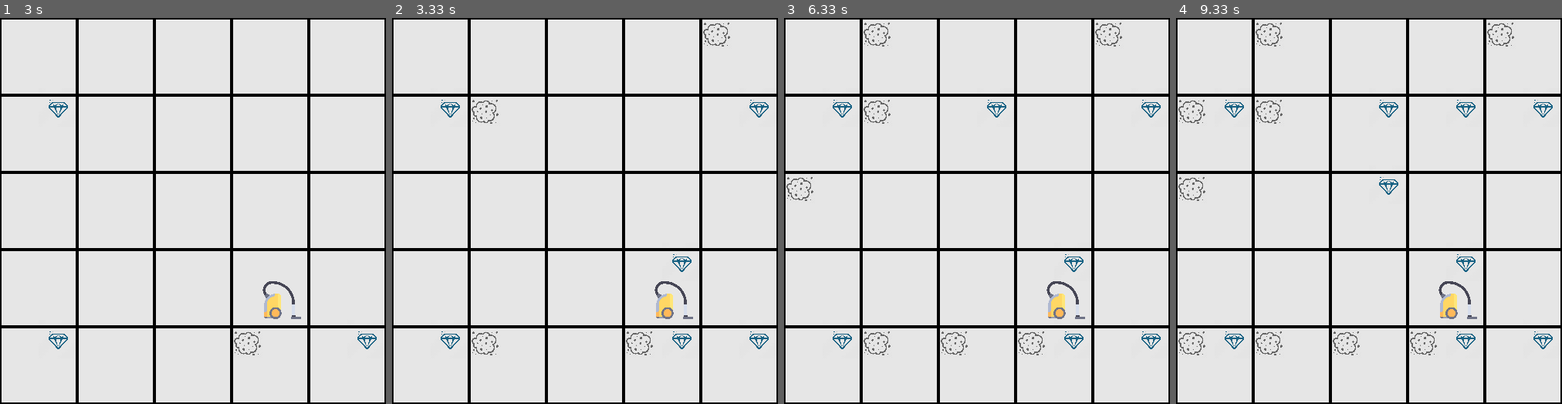
Above: before the commit, frames 1-4 (left to right).
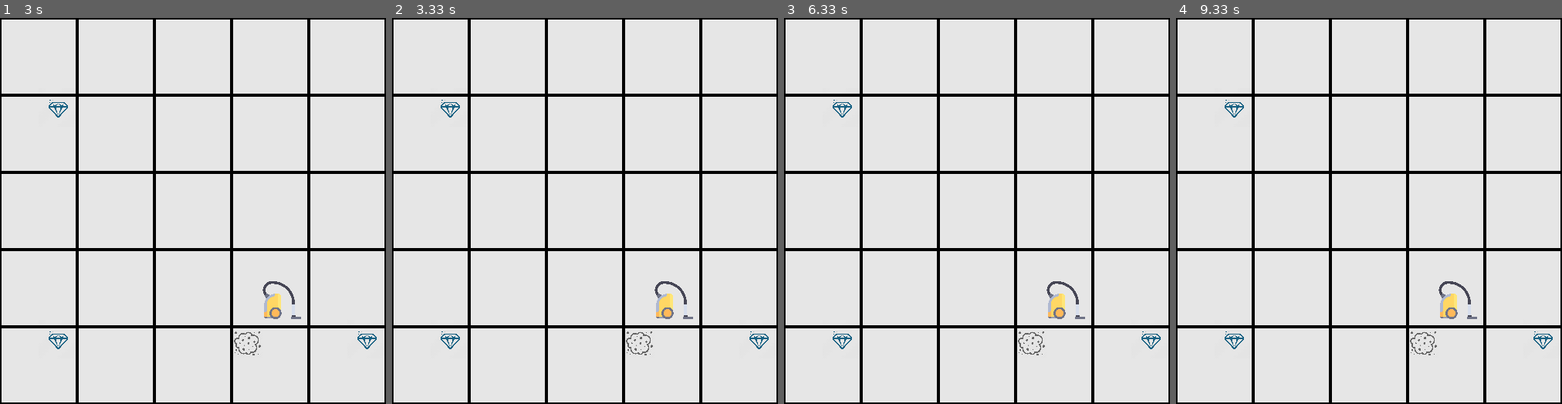
Above: after the commit, the same moments.

Repository: EloyMartinez/AI-TP1-UQAC
Game: pygame game, started from src/main.py
Same seed, same stepped clock (60 frames per second), same inputs: the game is played once before the commit and once after it.
Inputs:
- Up to frame 1 (3 s): no input
- Up to frame 2 (3.33 s): no input
- Up to frame 3 (6.33 s): no input
- Up to frame 4 (9.33 s): no input

Frame 1 is identical in both runs. In frame 2, 0.5% of the frame differs, in the area x 20-98%, y 1-88%; in frame 3, 0.9%; in frame 4, 1.2%, in the area x 0-98%, y 1-88%.

Commit message:
changement main

Diff:
--- a/src/agent/aspi.py
+++ b/src/agent/aspi.py
@@ -158,9 +158,9 @@
             print("Dans le while isGrabOrSuck")
             node = nodelist[0]
             del nodelist[0]
-            nodelist = nodelist+node.expand(self.get_bdi().get_belief(),self)  ## we want to add list of extended nodes into list of nodes  //array concatination
-            #for a in nodelist:
-                #print(a.get_parent())
+            print("Expand : " + str(node.expand(self.get_bdi().get_belief(),self,goal)))
+            nodelist = nodelist+node.expand(self.get_bdi().get_belief(),self,goal)  ## we want to add list of extended nodes into list of nodes  //array concatination
+
             self.sort(nodelist)
         print("On va aller sur ici : " + str(nodelist[0].get_currentCase().get_coords()))
         return nodelist[0]
--- a/src/agent/noeud.py
+++ b/src/agent/noeud.py
@@ -45,7 +45,8 @@
         self._action = currentCase
 
     #Fonction expand
-    def expand(self,grid,aspi):
+    '''
+     def expand(self,grid,aspi):
         succesors = []
         actions = self.possibleActions()
         goalCase = aspi.findBoxGoal()  #we get the goalCase once bc the agent doesnt move till the end of the sim
@@ -65,6 +66,8 @@
             return succesors
         else:
             return None ### we have to check if return is none
+    '''
+
 
     #Fonction qui calcule la norme entre la case courante et la case goal
     def norme(self,currentcase,goal):
@@ -136,6 +139,24 @@
                 succesors.append(tmp)
         return succesors
 
+
+      #Fonction expand
+    def expand(self,grid,aspi, goalCase):
+        succesors = []
+        actions = self.possibleActions()
+        #goalCase = aspi.findBoxGoal()  #we get the goalCase once bc the agent doesnt move till the end of the sim
+        if(goalCase!=None):
+            for a in actions:
+                currentCase=self.actionCase(a,grid)
+                if(self.get_parent() == None):
+                    tmp = Noeud(self,1,self.norme(currentCase,goalCase),a,1,currentCase)
+                    succesors.append(tmp)
+                else:
+                    succesors.append(Noeud(self,self.get_parent().get_cost() + 1,self.norme(currentCase,goalCase),a,self.get_depth()+1,currentCase))
+            return succesors
+        else:
+            return None ### we have to check if return is none
+
     def actionCaseBFS(self,action,grid):
         #On clone a chaque fois donc ca bug
         currentActionCase = grid[self.get_currentCase().get_x()][self.get_currentCase().get_y()]
--- a/src/main.py
+++ b/src/main.py
@@ -9,6 +9,8 @@
 import threading as thrd
 from threading import Thread
 
+
+## GESTION DES THREADS
 
 mutex = thrd.Lock()
 
@@ -31,6 +33,9 @@
 
 
 
+
+
+### MAIN
 
 if __name__ == "__main__":
 
@@ -97,11 +102,13 @@
 
     ### THREAD NE MARCHE PAS
 
-
+    '''
     t1 = thrd.Thread(target = gestion_grille, args=(grille,))
     t2 = thrd.Thread(target = gestion_aspi, args=(aspi,grille,))
     t1.start()
     t2.start()
+    '''
+
 
 
 
@@ -129,7 +136,7 @@
 #     case.generate_salete()
 
 
-'''
+
     boole = False
 
     while True:
@@ -157,4 +164,3 @@
             boole = True
 
         time.sleep(10)
-'''
